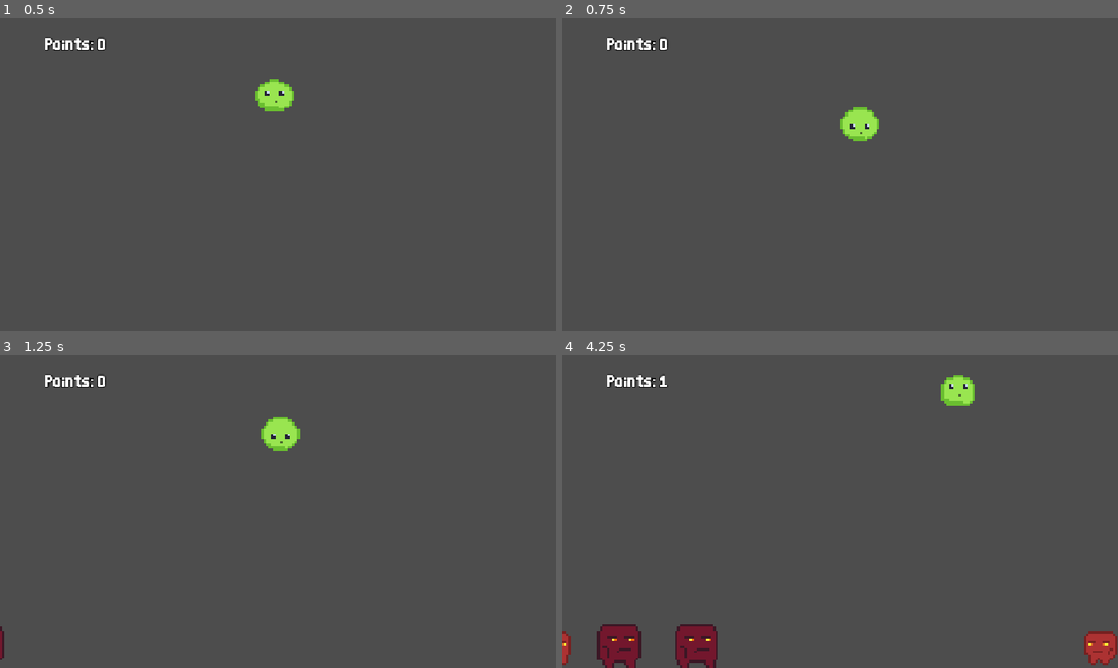
Above: before the commit, frames 1-4 (two rows, left to right).
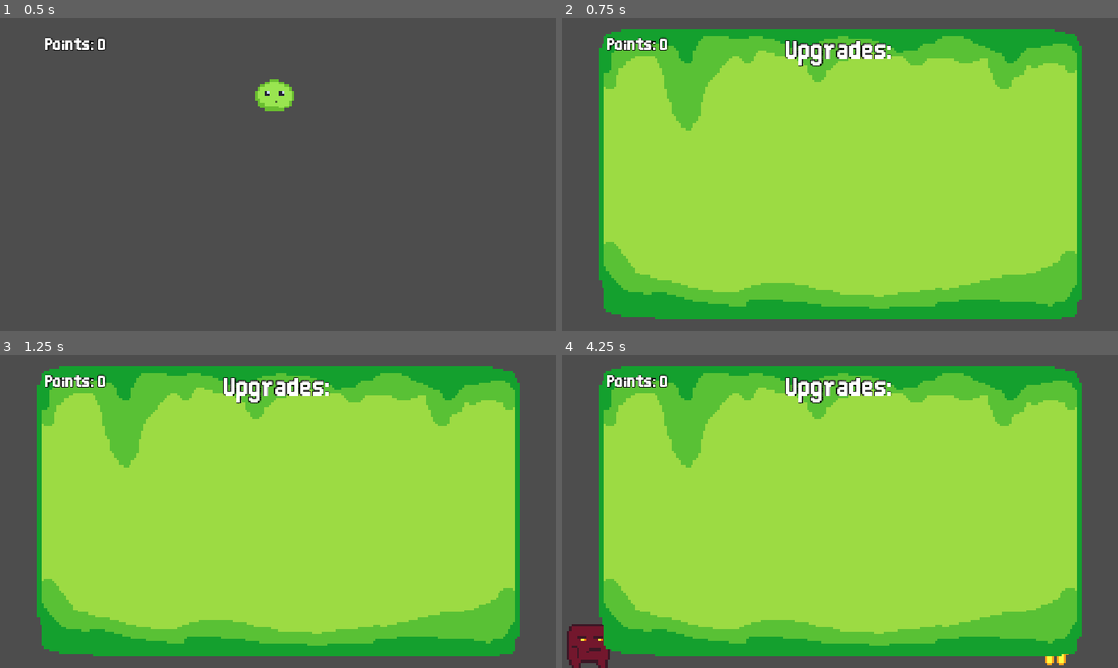
Above: after the commit, the same moments.

Repository: gnampfkuchen-oss/King-of-Blob
Game: Godot game, scene res://Scenes/main.tscn
Two runs of this game, one before a commit and one after it. Both use one fixed random seed, a clock stepped at 60 frames per second and the inputs below.
Inputs:
- Up to frame 1 (0.5 s): no input
- Up to frame 2 (0.75 s): tap Enter at 0.5 s; hold Right (right) from 0.53 s (still down); tap Tab (upgrades, bound only after the commit) at 0.6 s
- Up to frame 3 (1.25 s): keep holding Right (right); tap Tab (upgrades, bound only after the commit) at 0.77, 1.07 s
- Up to frame 4 (4.25 s): tap Tab (upgrades, bound only after the commit) at 1.35, 1.52, 1.82, 2.1, 2.85, 3.02, 3.32, 3.6, 3.77, 4.07 s; release Right (right) at 2.03 s; hold Left (left) 2.03-2.78 s; hold Right (right) from 2.78 s (still down)

Frame 1 is identical in both runs. In frame 2, 79% of the frame differs, in the area x 6-94%, y 3-97%; in frame 3, 79%; in frame 4, 82%, in the area x 0-100%, y 3-100%.

Commit message:
Added

Diff:
--- a/new-game-project/Scenes/main.tscn
+++ b/new-game-project/Scenes/main.tscn
@@ -49,7 +49,6 @@
 autostart = true
 
 [node name="UI" parent="." unique_id=1071254360 instance=ExtResource("2_21xkr")]
-visible = false
 
 [connection signal="timeout" from="Spawner L/Timer" to="Spawner L" method="_on_timer_timeout"]
 [connection signal="point" from="Player" to="." method="_on_player_point"]
--- a/new-game-project/Scenes/ui.tscn
+++ b/new-game-project/Scenes/ui.tscn
@@ -3,7 +3,6 @@
 [ext_resource type="FontFile" uid="uid://b65vgsjbe3pqt" path="res://Assets/Thin Sans.ttf" id="1_jxero"]
 [ext_resource type="Script" uid="uid://c2yqybr8u0cd" path="res://Scripts/ui.gd" id="1_nf4gj"]
 [ext_resource type="Texture2D" uid="uid://ciqkc75xfgten" path="res://Assets/Graphics/menu.png" id="2_qdvrb"]
-[ext_resource type="Texture2D" uid="uid://17xhtwgobxm3" path="res://Assets/Graphics/Restart.png" id="4_2246s"]
 
 [node name="UI" type="CanvasLayer" unique_id=299683093]
 process_mode = 3
@@ -72,26 +71,3 @@
 text = "Upgrades:"
 horizontal_alignment = 1
 vertical_alignment = 1
-
-[node name="Restart" type="Button" parent="." unique_id=1705159630]
-anchors_preset = -1
-offset_left = 504.0
-offset_top = 512.0
-offset_right = 648.0
-offset_bottom = 600.0
-icon = ExtResource("4_2246s")
-flat = true
-expand_icon = true
-
-[node name="Label" type="Label" parent="Restart" unique_id=2003350923]
-layout_mode = 0
-offset_left = 9.0
-offset_top = 19.0
-offset_right = 132.0
-offset_bottom = 69.0
-theme_override_constants/outline_size = 6
-theme_override_fonts/font = ExtResource("1_jxero")
-theme_override_font_sizes/font_size = 20
-text = "Restart"
-
-[connection signal="pressed" from="Restart" to="." method="_on_restart_pressed"]
--- a/new-game-project/Scripts/enemy_3_L.gd
+++ b/new-game-project/Scripts/enemy_3_L.gd
@@ -18,7 +18,6 @@
 
 func _on_body_entered(body: Node2D) -> void:
 	if body.name == "Player":
-		print("Hi")
 		var szene = load("res://Scenes/enemy1_L.tscn")
 		$AnimatedSprite2D.play("smashed")
 		await get_tree().create_timer(0.2).timeout
--- a/new-game-project/Scripts/main.gd
+++ b/new-game-project/Scripts/main.gd
@@ -14,5 +14,6 @@
 
 
 
+
 func _on_player_point() -> void:
 	points += 1
--- a/new-game-project/Scripts/player.gd
+++ b/new-game-project/Scripts/player.gd
@@ -39,10 +39,12 @@
 func _on_area_2d_body_entered(body: Node2D) -> void:
 	if body.name == "Arena":
 		position = Vector2(550, 180)
+		gravity = 0
+		while not Input.is_anything_pressed(): await get_tree().process_frame
+		gravity = 18
 
 
 func _on_area_2d_area_entered(area: Area2D) -> void:
-	print(area.get_groups())
 	if area.is_in_group("enemy1"):
 		bouncefunc(600)
 		point.emit()
--- a/new-game-project/Scripts/ui.gd
+++ b/new-game-project/Scripts/ui.gd
@@ -4,14 +4,18 @@
 
 # Called when the node enters the scene tree for the first time.
 func _ready() -> void:
-	$Upgrades.hide()
-	$Title.hide()
-	$Restart.hide()
+	hide()
 
 
 # Called every frame. 'delta' is the elapsed time since the previous frame.
 func _process(delta: float) -> void:
-	pass
+	if Input.is_action_just_pressed("upgrades"):
+		if visible:
+			hide()
+			get_tree().paused = false
+		else:
+			show()
+			get_tree().paused = true
 
 
 func _on_restart_pressed() -> void:
--- a/new-game-project/project.godot
+++ b/new-game-project/project.godot
@@ -40,6 +40,13 @@
 , Object(InputEventKey,"resource_local_to_scene":false,"resource_name":"","device":-1,"window_id":0,"alt_pressed":false …(182 unchanged characters)…
 ]
 }
+upgrades={
+"deadzone": 0.2,
+"events": [Object(InputEventKey,"resource_local_to_scene":false,"resource_name":"","device":-1,"window_id":0,"alt_pressed":false,"shift_pressed":false,"ctrl_pressed":false,"meta_pressed":false,"pressed":false,"keycode":0,"physical_keycode":4194306,"key_label":0,"unicode":0,"location":0,"echo":false,"script":null)
+, Object(InputEventKey,"resource_local_to_scene":false,"resource_name":"","device":-1,"window_id":0,"alt_pressed":false,"shift_pressed":false,"ctrl_pressed":false,"meta_pressed":false,"pressed":false,"keycode":0,"physical_keycode":69,"key_label":0,"unicode":101,"location":0,"echo":false,"script":null)
+, Object(InputEventKey,"resource_local_to_scene":false,"resource_name":"","device":-1,"window_id":0,"alt_pressed":false,"shift_pressed":false,"ctrl_pressed":false,"meta_pressed":false,"pressed":false,"keycode":0,"physical_keycode":73,"key_label":0,"unicode":105,"location":0,"echo":false,"script":null)
+]
+}
 
 [physics]
 
